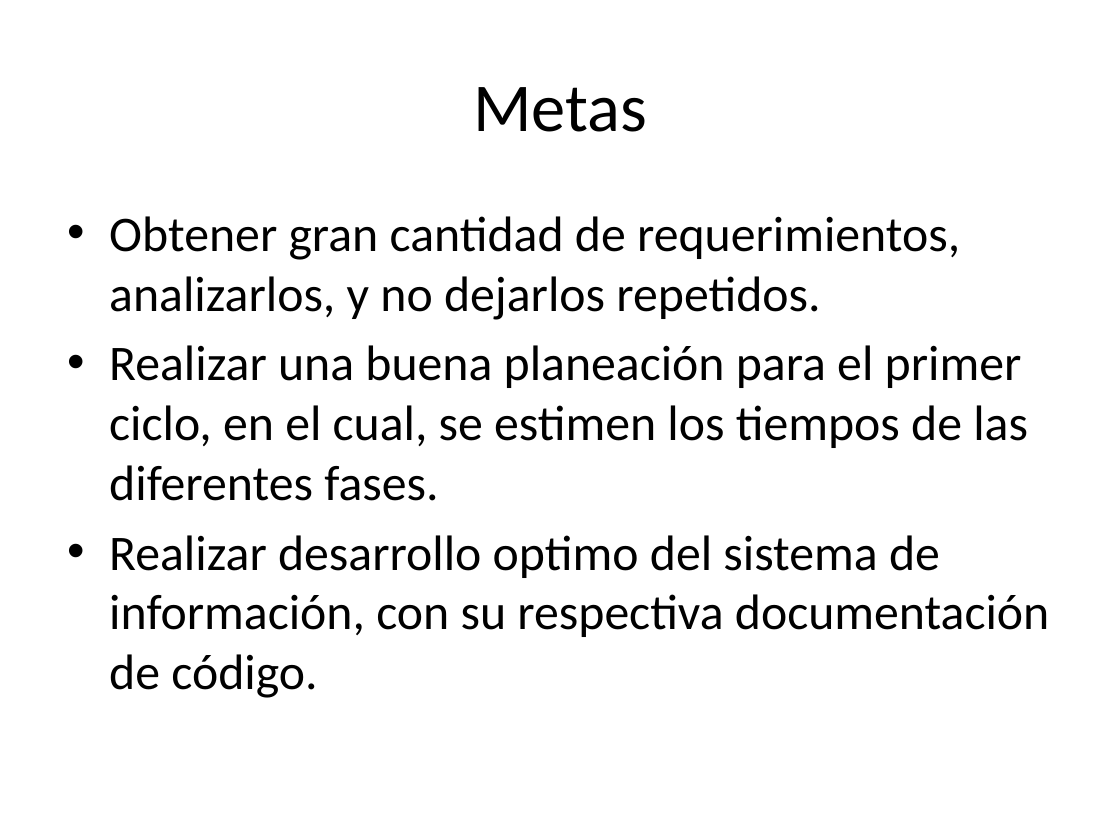
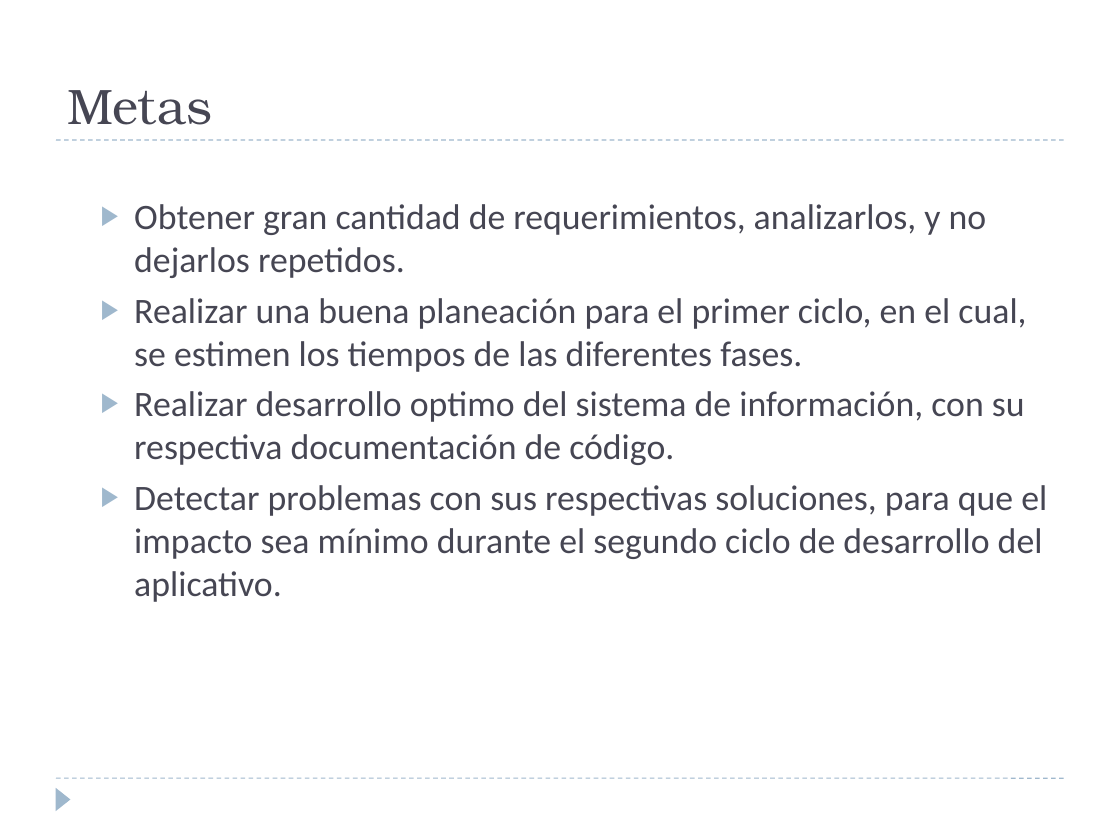
Before and after one commit to heberjp/proyecto-tsp-sistema-comidas-rapidas, a slide deck: slide 3 of 1 - Planeacion/2 - Estrategia/Vison General TCP.pptx. Drawn at 1120x840 pixels with LibreOffice and Linux fonts; fonts in the diff are those of the drawing. Boxes give left, top, right and bottom in pixels: in the first picture for what was removed or moved away, otherwise in the second. Text is boxed around its words. In the diff, an @@ line names an element or a change of style, - is before the commit and + after.

```diff
--- a/1 - Planeacion/2 - Estrategia/Vison General TCP.pptx
+++ b/1 - Planeacion/2 - Estrategia/Vison General TCP.pptx
@@ title "Metas": place and size @@
-title "Metas" at [473,87,647,132]
+title "Metas" at [67,90,212,125]
@@ title "Metas" at [67,90,212,125]: size 44 to 32 pt, font Calibri to TeX Gyre Bonum, text colour #000000 to #464653; alignment centre to left; vertical alignment middle to bottom @@
@@ text "Obtener gran cantidad de requerimientos, ...": place and size @@
-text "Obtener gran cantidad de requerimientos, ..." at [109,216,1049,698]
+text "Obtener gran cantidad de requerimientos, ..." at [134,204,1047,602]
@@ text "Obtener gran cantidad de requerimientos, ..." at [134,204,1047,602]: vertical alignment top to middle @@
@@ line added from (56, 140) to (1064, 140), #9FB8CD 0.75 pt dashed @@
@@ text at [134,204,1026,465]: size 32 to 23 pt, text colour #000000 to #464653 in "Obtener gran cantidad de requerimientos, analizarlos, y ...", "Realizar una buena planeación para el primer ...", "Realizar desarrollo optimo del sistema de información, ..."; bullet • to ▶; list level 1 to 2 in "Obtener gran cantidad de requerimientos, ..."; list level 1 to 2 in "Realizar una buena planeación para ..."; list level 1 to 2 in "Realizar desarrollo optimo del sistema ..." @@
@@ text at [134,485,1047,602]: paragraph added @@
+  ▶ Detectar problemas con sus respectivas soluciones, para que el impacto sea mínimo durante el segundo ciclo de desarrollo del aplicativo.
@@ line added from (56, 778) to (1064, 778), #9FB8CD 0.75 pt dashed @@
@@ triangle added at [56,787,71,811], fill #9FB8CD @@
```
Also in this commit, not shown: 10 other slides changed, 9 slides added, 7 slides removed.
